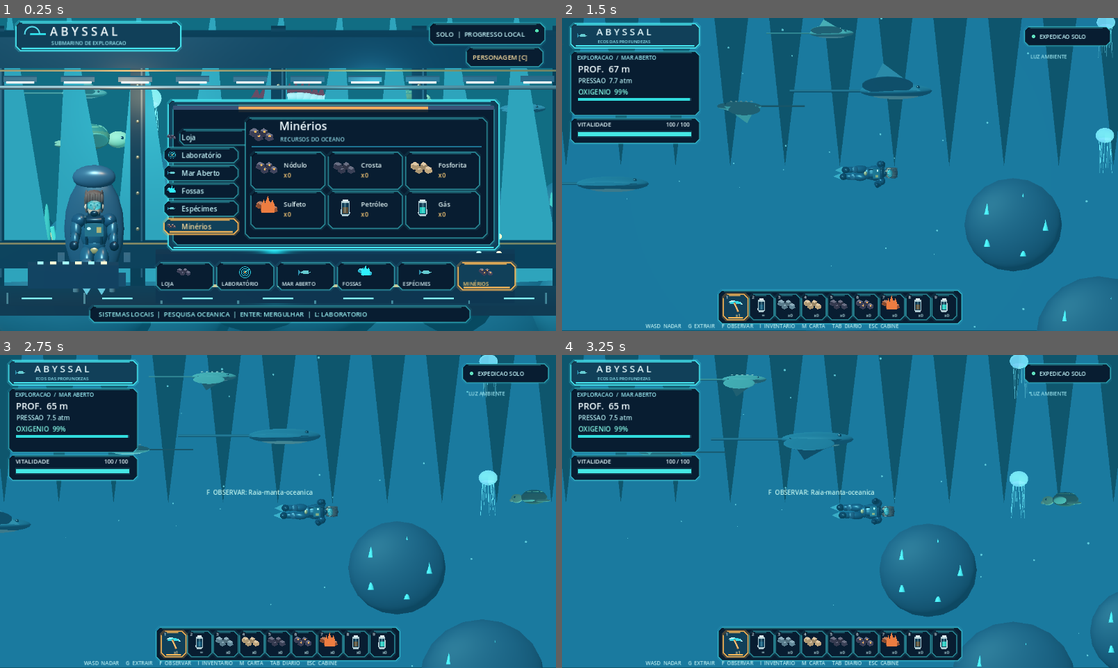
Above: before the commit, frames 1-4 (two rows, left to right).
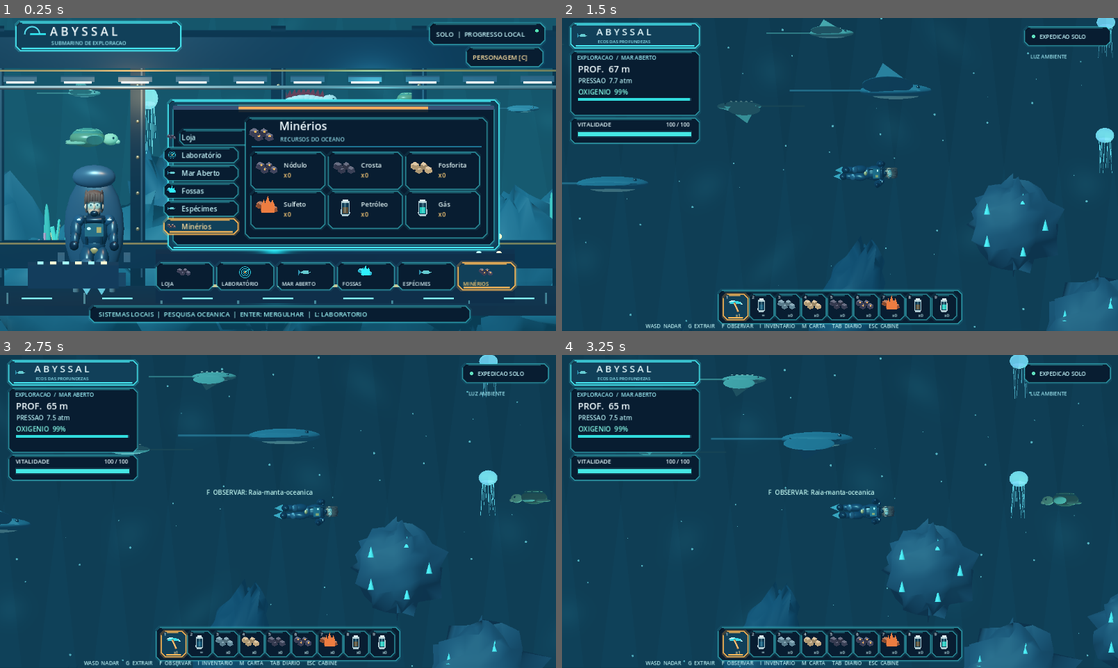
Above: after the commit, the same moments.

Repository: Esaneto/Abyssal-Godot
Game: Godot game, scene res://scenes/main.tscn
Two runs of this game, one before a commit and one after it. Both use one fixed random seed, a clock stepped at 60 frames per second and the inputs below.
Inputs (mouse positions are in pixels of both pictures, inside the frame that each line leads up to):
- Up to frame 1 (0.25 s): no input
- Up to frame 2 (1.5 s): tap Enter at 0.5 s; move the mouse to (962, 158) at 0.52 s; hold D (move_right) 0.53-1.25 s; hold G (extract) 0.53-1.25 s; click (962, 158) at 0.67 s; tap Space at 0.77, 1.07 s; drag from (728, 190) to (812, 237) at 1.27 s
- Up to frame 3 (2.75 s): move the mouse to (333, 442) at 2.02 s; hold D (move_right) from 2.03 s (still down); tap 1 at 2.1 s
- Up to frame 4 (3.25 s): release D (move_right) at 2.75 s; drag from (812, 574) to (673, 464) at 2.77 s

The runs differ from the first frame. In frame 1, 14% of the frame differs, in the area x 0-100%, y 0-100%; in frame 2, 78%; in frame 3, 79%; in frame 4, 78%.

Commit message:
Polish real 3D captures: translucent caustics, irregular rock geometry and cinematic color grading

Diff:
--- a/scripts/visuals3d/cabin_renderer.gd
+++ b/scripts/visuals3d/cabin_renderer.gd
@@ -13,6 +13,7 @@
 var env_node: WorldEnvironment
 var clock := 0.0
 var previous_look := ""
+var glass: MeshInstance3D
 
 func _ready() -> void:
 	viewport = SubViewport.new()
@@ -41,6 +42,7 @@
 	_light(Vector3(2.9,2.7,3.3),Color("#65e6f1"),2.3,8.0)
 	_light(Vector3(-0.2,0.15,-7),Color("#16bacb"),2.6,14.0)
 	_build_outside()
+	_build_glass()
 	_build_hull()
 	_build_instruments()
 	_build_pilot()
@@ -67,8 +69,8 @@
 		var x := -14.0+fx*1.5
 		var y := -2.75+0.50*sin(fx*0.76)
 		var z := -11.0-float(i%3)*1.7
-		var cliff := Shapes.ellipsoid(stage,"Submerged oceanic ridge",Vector3(x,y,z),
-			Vector3(1.2+float(i%4)*0.45,1.5+float(i%3)*0.75,1.3),Color("#143d51").lerp(Color("#285c67"),float(i%4)*0.11))
+		var cliff := Shapes.rock(stage,"Submerged oceanic ridge",Vector3(x,y,z),
+			Vector3(1.2+float(i%4)*0.45,1.5+float(i%3)*0.75,1.3),Color("#143d51").lerp(Color("#285c67"),float(i%4)*0.11),fx*0.41)
 		cliff.rotation.z = sin(fx*1.7)*0.4
 		if i%2==0:
 			_coral_group(Vector3(x,y+0.8,z+1.6),i)
@@ -77,7 +79,7 @@
 		stage.add_child(marine)
 		marine.configure(["manta","eagle_ray","turtle","jelly","oarfish","jelly","turtle","manta","viper"][i],float(i)*13.4)
 		marine.position = Vector3(-8.0+float(i)*2.05,1.3+sin(float(i)*2.2)*1.25,-8.3-float(i%3))
-		marine.scale = Vector3.ONE*(0.55+float(i%3)*0.22)
+		marine.scale = Vector3.ONE*(0.40+float(i%3)*0.15)
 		fauna.append(marine)
 	# Rays made of moving transparent geometry instead of a static background bitmap.
 	for i in range(13):
@@ -197,7 +199,7 @@
 	pilot.call("animate",clock,false,false,true)
 	var solar := 0.55+0.45*cos(clock*TAU/420.0)
 	sun.light_energy = 0.24+1.6*solar
-	var color := Color("#071c39").lerp(Color("#116d83"),solar)
+	var color := Color("#041b35").lerp(Color("#15566b"),solar)
 	env_node.environment.background_color = color
 	env_node.environment.fog_light_color = color
 	for i in range(fauna.size()):
@@ -209,3 +211,14 @@
 	for i in range(foliage.size()):
 		var stem := foliage[i]
 		stem.rotation.z = sin(clock*0.42+float(i))*0.07
+
+func _build_glass() -> void:
+	var mesh := QuadMesh.new()
+	mesh.size = Vector2(18.0,10.0)
+	glass = MeshInstance3D.new()
+	glass.name = "Moving underwater window refraction"
+	glass.mesh = mesh
+	glass.material_override = ShaderMaterial.new()
+	(glass.material_override as ShaderMaterial).shader = preload("res://shaders/underwater_volume.gdshader")
+	glass.position = Vector3(0,0,-4.2)
+	stage.add_child(glass)
--- a/scripts/visuals3d/diver.gd
+++ b/scripts/visuals3d/diver.gd
@@ -35,7 +35,7 @@
 	Shapes.ellipsoid(pivot,"Life monitor",Vector3(-0.135,1.30,0.29),Vector3(0.055,0.036,0.017),Color("#54e5df"),0.2,2.0)
 	for side in [-1.0,1.0]:
 		Shapes.tube(pivot,"Harness strap",Vector3(side*0.23,1.56,0.21),Vector3(side*0.18,0.90,0.24),0.035,Color("#0e2030"),0.20)
-		Shapes.ellipsoid(pivot,"Shoulder shell",Vector3(side*0.38,1.47,0),Vector3(0.20,0.18,0.22),Color("#203f5a"),0.35)
+		Shapes.ellipsoid(pivot,"Shoulder shell",Vector3(side*0.38,1.47,0),Vector3(0.155,0.15,0.20),Color("#203f5a"),0.20)
 		Shapes.ellipsoid(pivot,"Neon shoulder",Vector3(side*0.39,1.51,0.18),Vector3(0.055,0.025,0.03),Color("#61c8cf"),0.05,1.7)
 	Shapes.tube(pivot,"Neck seal",Vector3(0,1.52,0),Vector3(0,1.73,0),0.17,Color("#192837"),0.12)
 	skull = Node3D.new()
@@ -69,7 +69,7 @@
 			rear_hair.add_child(strand)
 			Shapes.ellipsoid(strand,"Hair lock",Vector3.ZERO,Vector3(0.045,0.23,0.068),Color("#25222b"))
 	# Regulator, glass visor, straps and tank are physical separate meshes.
-	mask_glass = Shapes.ellipsoid(skull,"Goggle visor",Vector3(0,0.11,0.245),Vector3(0.194,0.12,0.044),Color(0.30,0.77,0.84,0.65),0.65)
+	mask_glass = Shapes.ellipsoid(skull,"Goggle visor",Vector3(0,0.11,0.245),Vector3(0.179,0.098,0.03),Color(0.48,0.86,0.91,0.25),0.20)
 	Shapes.ellipsoid(skull,"Regulator",Vector3(0,-0.09,0.255),Vector3(0.105,0.075,0.072),Color("#122438"),0.45)
 	for side in [-1.0,1.0]:
 		Shapes.tube(skull,"Mask frame",Vector3(side*0.178,0.18,0.25),Vector3(side*0.18,0.01,0.24),0.019,Color("#243b4c"),0.4)
@@ -88,9 +88,9 @@
 	node.name = "LeftArm" if side < 0 else "RightArm"
 	node.position = Vector3(side*0.41,1.46,0.0)
 	pivot.add_child(node)
-	suit_meshes.append(Shapes.ellipsoid(node,"Upper arm",Vector3(side*0.055,-0.23,0.02),Vector3(0.145,0.29,0.15),Color("#25435d"),0.25))
+	suit_meshes.append(Shapes.ellipsoid(node,"Upper arm",Vector3(side*0.055,-0.23,0.02),Vector3(0.145,0.29,0.15),Color("#25435d"),0.10))
 	Shapes.ellipsoid(node,"Elbow joint",Vector3(side*0.07,-0.45,0.09),Vector3(0.125,0.12,0.14),Color("#13273b"),0.25)
-	suit_meshes.append(Shapes.ellipsoid(node,"Forearm",Vector3(side*0.085,-0.57,0.22),Vector3(0.115,0.22,0.12),Color("#25435d"),0.27))
+	suit_meshes.append(Shapes.ellipsoid(node,"Forearm",Vector3(side*0.085,-0.57,0.22),Vector3(0.115,0.22,0.12),Color("#25435d"),0.10))
 	Shapes.ellipsoid(node,"Glove",Vector3(side*0.10,-0.74,0.29),Vector3(0.12,0.12,0.095),Color("#111e33"),0.38)
 	return node
 
@@ -114,12 +114,12 @@
 	look_cache = serialized
 	body_id = str(look.get("body","female"))
 	pivot.scale.x = 0.95 if body_id == "female" else 1.07
-	var tint := Color("#24465e")
+	var tint := Color("#193348")
 	match str(look.get("suit","abyss")):
 		"tide": tint = Color("#167b80")
 		"ember": tint = Color("#ac6a42")
 	for mesh in suit_meshes:
-		mesh.material_override = Shapes.material(tint,0.30)
+		mesh.material_override = Shapes.material(tint,0.08)
 	var hair_tint := Color("#49302b")
 	match str(look.get("hair_color","copper")):
 		"black": hair_tint=Color("#121c27")
--- a/scripts/visuals3d/ocean_renderer.gd
+++ b/scripts/visuals3d/ocean_renderer.gd
@@ -22,6 +22,7 @@
 var points: Array[Node3D] = []
 var dust: Array[Node3D] = []
 var build_counter := 0
+var water_glass: MeshInstance3D
 
 func _ready() -> void:
 	viewport = SubViewport.new()
@@ -70,6 +71,7 @@
 		fauna_pool.append(null)
 		last_species.append("")
 	_build_particles()
+	_build_water_glass()
 
 func texture() -> Texture2D:
 	return viewport.get_texture()
@@ -90,7 +92,7 @@
 	var attenuation := exp(-meters/245.0)
 	sunlight.light_energy = 0.18 + 2.0*solar*attenuation
 	spot.light_energy = 0.35 + 2.3*(1.0-attenuation)
-	var water_color := Color("#061b35").lerp(Color("#147b91"),attenuation*solar*0.8)
+	var water_color := Color("#041227").lerp(Color("#145167"),attenuation*solar*0.83)
 	environment_node.environment.background_color = water_color
 	environment_node.environment.fog_light_color = water_color
 	environment_node.environment.fog_density = lerpf(0.034,0.012,attenuation)
@@ -139,9 +141,9 @@
 			points.append(parent)
 			if dist < 400.0:
 				var radius := rng.randf_range(0.65,2.6)
-				var rock := Shapes.ellipsoid(parent,"Layered volcanic rock",Vector3.ZERO,
+				var rock := Shapes.rock(parent,"Layered volcanic rock",Vector3.ZERO,
 					Vector3(radius,radius*rng.randf_range(0.65,1.6),radius*0.60),
-					Color("#16384c").lerp(Color("#466370"),rng.randf_range(0.0,0.5)),0.09)
+					Color("#16384c").lerp(Color("#466370"),rng.randf_range(0.0,0.5)),float(seed_value)*0.002)
 				rock.rotation.z = rng.randf_range(-0.5,0.5)
 				for i in range(3):
 					var x := rng.randf_range(-radius,radius)
@@ -155,9 +157,9 @@
 					_vent_cluster(parent,rng)
 			elif rng.randf()<0.28:
 				# Suspended terrain silhouettes fill the open-ocean view at multiple Z planes.
-				var rock_back := Shapes.ellipsoid(parent,"Distant canyon outcrop",Vector3.ZERO,
+				var rock_back := Shapes.rock(parent,"Distant canyon outcrop",Vector3.ZERO,
 					Vector3(rng.randf_range(0.8,2.0),rng.randf_range(1.7,3.9),1.1),
-					Color("#0b3045"),0.0)
+					Color("#0b3045"),float(seed_value)*0.003)
 				rock_back.rotation.z = rng.randf_range(-0.5,0.5)
 	# Landmark rocks share their real 2D positions; players don't see imaginary walls.
 	for entry in world.ROCKS:
@@ -170,8 +172,8 @@
 		geometry.add_child(landmark)
 		points.append(landmark)
 		var rad := float(entry["radius"])*UNITS_PER_PIXEL
-		Shapes.ellipsoid(landmark,"Real collision landmark",Vector3.ZERO,
-			Vector3(rad,rad*0.94,rad*0.6),Color("#273e51"))
+		Shapes.rock(landmark,"Real collision landmark",Vector3.ZERO,
+			Vector3(rad,rad*0.94,rad*0.6),Color("#273e51"),pos2.x*0.003)
 		for i in range(5):
 			var phi := float(i)*TAU/5.0
 			var crystal_color := Color("#63e2e3") if shallow else Color("#5594bc")
@@ -260,3 +262,14 @@
 			fposmod(ix*1.71+sin(t*0.22+ix)*0.19+12.0,24.0)-12.0,
 			fposmod(ix*0.63-t*(0.045+float(i%4)*0.018)+6.4,12.8)-6.4,
 			-4.0-float(i%8)*1.7)
+
+func _build_water_glass() -> void:
+	var mesh := QuadMesh.new()
+	mesh.size = Vector2(33.0,22.0)
+	water_glass = MeshInstance3D.new()
+	water_glass.name = "Animated volume refraction and caustics"
+	water_glass.mesh = mesh
+	water_glass.material_override = ShaderMaterial.new()
+	(water_glass.material_override as ShaderMaterial).shader = preload("res://shaders/underwater_volume.gdshader")
+	water_glass.position.z = 5.0
+	root3d.add_child(water_glass)
--- a/scripts/visuals3d/shapes.gd
+++ b/scripts/visuals3d/shapes.gd
@@ -82,7 +82,7 @@
 	var obj := MeshInstance3D.new()
 	obj.name = label
 	obj.mesh = surf.commit()
-	obj.material_override = material(tint, 0.0, 0.0, false)
+	obj.material_override = material(tint, 0.0, 0.0, tint.a < 0.99)
 	parent.add_child(obj)
 	return obj
 
@@ -101,3 +101,41 @@
 	e.fog_density = fog_density
 	node.environment = e
 	return node
+
+
+static func rock(parent: Node3D, label: String, pos: Vector3, radii: Vector3, tint: Color, seed_value: float = 0.0) -> MeshInstance3D:
+	# Uneven triangulated geology: never a spherical placeholder rock.
+	var surf := SurfaceTool.new()
+	surf.begin(Mesh.PRIMITIVE_TRIANGLES)
+	var rings := 10
+	var slices := 15
+	for j in range(rings):
+		var phi0 := -PI*0.5 + PI*float(j)/float(rings)
+		var phi1 := -PI*0.5 + PI*float(j+1)/float(rings)
+		for i in range(slices):
+			var a0 := TAU*float(i)/float(slices)
+			var a1 := TAU*float(i+1)/float(slices)
+			var v0 := _rock_point(a0,phi0,radii,seed_value)
+			var v1 := _rock_point(a1,phi0,radii,seed_value)
+			var v2 := _rock_point(a0,phi1,radii,seed_value)
+			var v3 := _rock_point(a1,phi1,radii,seed_value)
+			surf.add_vertex(v0)
+			surf.add_vertex(v1)
+			surf.add_vertex(v2)
+			surf.add_vertex(v2)
+			surf.add_vertex(v1)
+			surf.add_vertex(v3)
+	surf.generate_normals()
+	var obj := MeshInstance3D.new()
+	obj.name = label
+	obj.mesh = surf.commit()
+	obj.material_override = material(tint,0.05)
+	obj.position = pos
+	parent.add_child(obj)
+	return obj
+
+static func _rock_point(theta: float, elevation: float, radii: Vector3, seed_value: float) -> Vector3:
+	var w := 0.85+0.11*sin(theta*5.0+seed_value)+0.12*cos(theta*9.0+elevation*7.0+seed_value*0.71)
+	w += 0.095*sin(elevation*11.0+theta*3.0+seed_value*2.0)
+	return Vector3(cos(elevation)*cos(theta)*radii.x*w,
+		sin(elevation)*radii.y*w,cos(elevation)*sin(theta)*radii.z*w)
--- /dev/null
+++ b/shaders/underwater_volume.gdshader
@@ -0,0 +1,17 @@
+shader_type spatial;
+render_mode unshaded, blend_mix, cull_disabled, depth_draw_never;
+
+// Lightweight moving underwater refraction: no static screenshot or texture.
+uniform vec4 water_tint : source_color = vec4(0.06, 0.28, 0.37, 1.0);
+uniform float intensity : hint_range(0.0, 1.0) = 0.55;
+
+void fragment() {
+	vec2 p = UV * vec2(15.0, 8.0);
+	float a = sin(p.x * 2.1 + TIME * 0.42 + sin(p.y * 1.3 - TIME * 0.25));
+	float b = cos(p.y * 2.6 - TIME * 0.30 + sin(p.x * 0.9 + TIME * 0.14));
+	float bands = pow(max(0.0, a * b), 5.0);
+	float ripple = sin((UV.y + sin(UV.x * 18.0 + TIME * 0.45) * 0.007) * 87.0 + TIME * 0.22);
+	ALBEDO = water_tint.rgb + vec3(0.18, 0.45, 0.54) * bands;
+	EMISSION = vec3(0.035, 0.15, 0.19) * bands * intensity;
+	ALPHA = intensity * (0.070 + bands * 0.072 + ripple * 0.007);
+}
